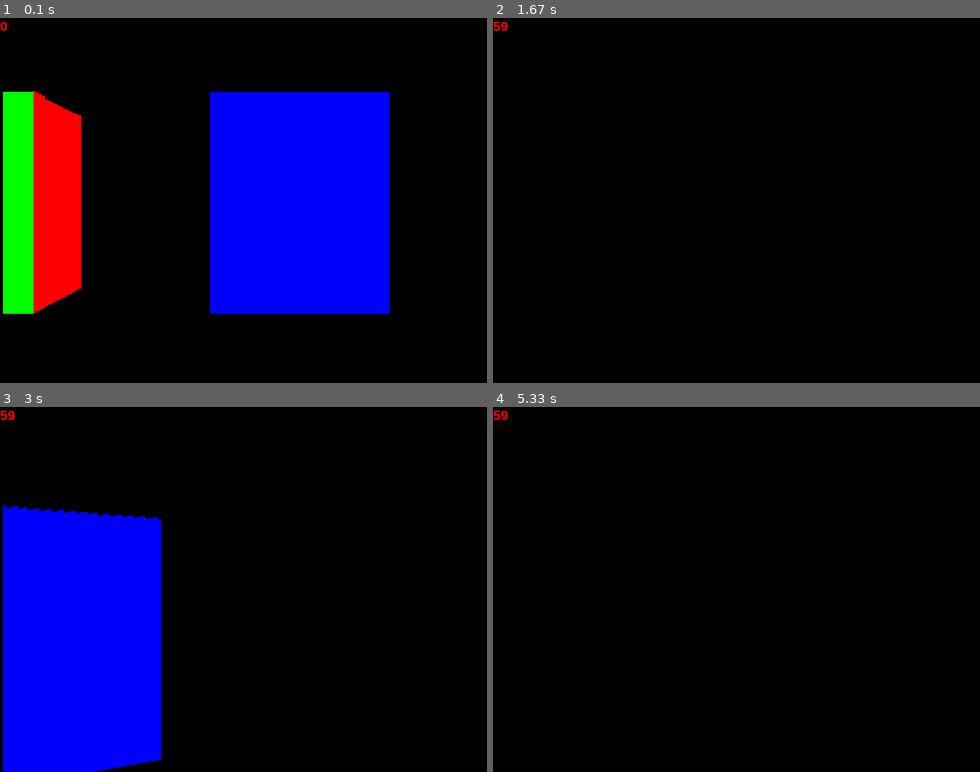
Above: before the commit, frames 1-4 (two rows, left to right).
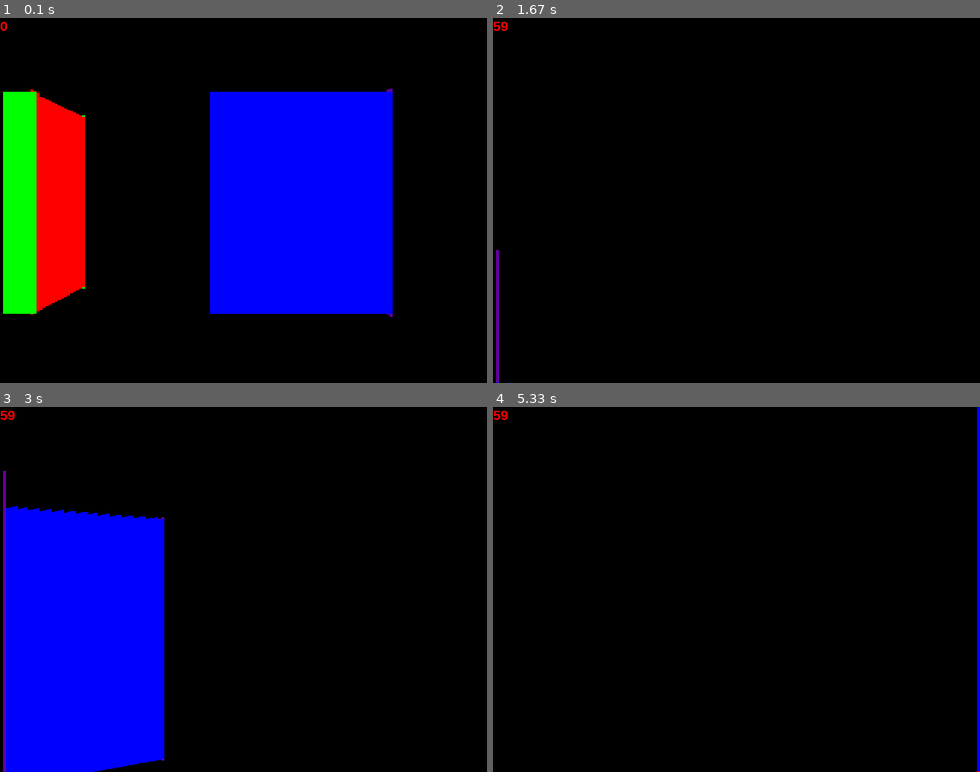
Above: after the commit, the same moments.

Repository: ArtonLong/pygame
Game: pygame game, started from 3d_rendering/main.py
Same seed, same stepped clock (60 frames per second), same inputs: the game is played once before the commit and once after it.
Inputs:
- Up to frame 1 (0.1 s): no input
- Up to frame 2 (1.67 s): hold Right 0.33-0.8 s; hold Up 0.83-1.3 s; hold Right from 1.33 s (still down)
- Up to frame 3 (3 s): release Right at 1.8 s; hold Left 1.83-2.37 s; hold Down 2.4-2.87 s; hold Left from 2.9 s (still down); hold A from 2.9 s (still down); tap Space at 2.97 s
- Up to frame 4 (5.33 s): tap Space at 3.27, 3.4, 3.8, 4.1, 4.47, 4.87, 5.17 s; release Left at 3.3 s; release A at 3.3 s; hold Up 3.33-3.7 s; hold W 3.33-3.7 s; hold Right 3.73-4.37 s; hold D 3.73-4.37 s; tap Ctrl at 3.88 s; hold Down 4.4-4.77 s; hold S 4.4-4.77 s; hold Left 4.8-5.27 s; hold A 4.8-5.27 s; hold Right from 5.3 s (still down); hold D from 5.3 s (still down)

The runs differ from the first frame. In frame 1, 1.2% of the frame differs, in the area x 6-81%, y 19-82%; in frame 2, 0.2%; in frame 3, 0.9%; in frame 4, 0.6%.

Commit message:
walls and floors, stretching big when looking at walls from the side

Diff:
--- a/3d_rendering/main.py
+++ b/3d_rendering/main.py
@@ -16,7 +16,7 @@
 
         self.player = Player(70, -110, 20, 0, 0)
 
-        self.sectors = [Sector(0, 4, 0, 40), Sector(4, 8, 0, 40)]
+        self.sectors = [Sector(0, 4, 0, 40, 3, 4), Sector(4, 8, 0, 40, 1, 2)]
         self.walls = [
             Wall(0,0,32,0,1), Wall(32,0,32,32,2), Wall(32,32,0,32,1), Wall(0,32,0,0,2),
             Wall(64,96,0,0,3), Wall(96,96,0,32,4), Wall(96,64,32,32,3), Wall(64,64,32,0,4)
@@ -42,7 +42,7 @@
         z1 = z1 + s * (z2 - z1)
         return x1, y1, z1
 
-    def draw_wall(self, x1, x2, b1, b2, t1, t2, c):
+    def draw_wall(self, x1, x2, b1, b2, t1, t2, c, s: Sector):
         dyb = b2 - b1
         dyt = t2 - t1
         dx = x2 - x1
@@ -55,13 +55,32 @@
         if x1 > WIDTH-1: x1 = WIDTH-1
         if x2 > WIDTH-1: x2 = WIDTH-1
 
-        x = x1
+        x = math.floor(x1)-1
+
         while x<x2:
+            x+=1
             y1 = dyb*(x-xs+0.5)/dx+b1
             y2 = dyt*(x-xs+0.5)/dx+t1
+
+            if s.surface == 1:
+
+                s.surf[x] = y1
+                continue
+            if s.surface == 2:
+                s.surf[x] = y2
+                continue
+            if s.surface == -1:
+                y=s.surf[x]
+                while y<y1:
+                    self.draw_pixel(x,y,s.cb)
+                    y+=1
+            if s.surface == -2:
+                y=y2
+                while y<s.surf[x]:
+                    self.draw_pixel(x,y,s.ct)
+                    y+=1
             y=y1
             while y<y2:
-
                 if y1 < 1: y1 = 1
                 if y2 < 1: y2 = 1
                 if y1 > HEIGHT-1: y1 = HEIGHT-1
@@ -69,7 +88,6 @@
 
                 self.draw_pixel(x,y,c)
                 y+=1
-            x+=1
 
     def draw_3d(self):
         wx = [0,0,0,0]
@@ -87,57 +105,73 @@
         #offsetting the position of the wall point 1 at 40, 10. by the player
         for s in self.sectors:
             s.d = 0
-            for i in range(s.ws, s.we):
-                w = self.walls[i]
-
-                x1 = w.x1 - self.player.x
-                y1 = w.y1 - self.player.y
-                x2 = w.x2 - self.player.x
-                y2 = w.y2 - self.player.y
-
-                wx[0] = x1*cos-y1*sin
-                wx[1] = x2*cos-y2*sin
-                wx[2] = wx[0]
-                wx[3] = wx[1]
-
-                wy[0] = y1*cos+x1*sin
-                wy[1] = y2*cos+x2*sin
-                wy[2] = wy[0]
-                wy[3] = wy[1]
-
-                s.d += self.dist(0, 0, (wx[0]+wx[1])/2, (wy[0]+wy[1])/2)
-
-                wz[0] = s.z1-self.player.z + ((self.player.l*wy[0])/32)
-                wz[1] = s.z1-self.player.z + ((self.player.l*wy[1])/32)
-                wz[2] = wz[0] + s.z2
-                wz[3] = wz[1] + s.z2
-                if wy[0] < 1 and wy[1] < 1: continue
-
-                if wy[0] < 1:
-                    wx[0], wy[0], wz[0] = self.clip_behind_player(wx[0], wy[0], wz[0], wx[1], wy[1], wz[1],)
-                    wx[2], wy[2], wz[2] = self.clip_behind_player(wx[2], wy[2], wz[2], wx[3], wy[3], wz[3],)
-
-                if wy[1] < 1:
-                    wx[1], wy[1], wz[1] = self.clip_behind_player(wx[1], wy[1], wz[1], wx[0], wy[0], wz[0],)
-                    wx[3], wy[3], wz[3] = self.clip_behind_player(wx[3], wy[3], wz[3], wx[2], wy[2], wz[2],)
-
-                #screen pos
-                wx[0] = wx[0]*200/wy[0]+W2
-                wy[0] = wz[0]*200/wy[0]+H2
-                wx[1] = wx[1]*200/wy[1]+W2
-                wy[1] = wz[1]*200/wy[1]+H2
-                wx[2] = wx[2]*200/wy[2]+W2
-                wy[2] = wz[2]*200/wy[2]+H2
-                wx[3] = wx[3]*200/wy[3]+W2
-                wy[3] = wz[3]*200/wy[3]+H2
-
-                # self.draw_pixel(wx[0], wy[0], w.c)
-                # self.draw_pixel(wx[1], wy[1], w.c)
-                # self.draw_pixel(wx[2], wy[2], w.c)
-                # self.draw_pixel(wx[3], wy[3], w.c)
-
-                self.draw_wall(wx[0], wx[1], wy[0], wy[1], wy[2], wy[3], w.c)
-            s.d /= (s.we-s.ws)
+
+            if self.player.z < s.z1: s.surface = 1
+            elif self.player.z > s.z2: s.surface = 2
+            else: s.surface = 0
+
+            for loop in range(2):
+
+                for i in range(s.ws, s.we):
+                    w = self.walls[i]
+
+                    x1 = w.x1 - self.player.x
+                    y1 = w.y1 - self.player.y
+                    x2 = w.x2 - self.player.x
+                    y2 = w.y2 - self.player.y
+
+                    if loop == 0:
+                        swp = x1
+                        x1 = x2
+                        x2 = swp
+                        swp = y1
+                        y1 = y2
+                        y2 = swp
+
+                    wx[0] = x1*cos-y1*sin
+                    wx[1] = x2*cos-y2*sin
+                    wx[2] = wx[0]
+                    wx[3] = wx[1]
+
+                    wy[0] = y1*cos+x1*sin
+                    wy[1] = y2*cos+x2*sin
+                    wy[2] = wy[0]
+                    wy[3] = wy[1]
+
+                    s.d += self.dist(0, 0, (wx[0]+wx[1])/2, (wy[0]+wy[1])/2)
+
+                    wz[0] = s.z1-self.player.z + ((self.player.l*wy[0])/32)
+                    wz[1] = s.z1-self.player.z + ((self.player.l*wy[1])/32)
+                    wz[2] = wz[0] + s.z2
+                    wz[3] = wz[1] + s.z2
+                    if wy[0] < 1 and wy[1] < 1: continue
+
+                    if wy[0] < 1:
+                        wx[0], wy[0], wz[0] = self.clip_behind_player(wx[0], wy[0], wz[0], wx[1], wy[1], wz[1],)
+                        wx[2], wy[2], wz[2] = self.clip_behind_player(wx[2], wy[2], wz[2], wx[3], wy[3], wz[3],)
+
+                    if wy[1] < 1:
+                        wx[1], wy[1], wz[1] = self.clip_behind_player(wx[1], wy[1], wz[1], wx[0], wy[0], wz[0],)
+                        wx[3], wy[3], wz[3] = self.clip_behind_player(wx[3], wy[3], wz[3], wx[2], wy[2], wz[2],)
+
+                    #screen pos
+                    wx[0] = wx[0]*200/wy[0]+W2
+                    wy[0] = wz[0]*200/wy[0]+H2
+                    wx[1] = wx[1]*200/wy[1]+W2
+                    wy[1] = wz[1]*200/wy[1]+H2
+                    wx[2] = wx[2]*200/wy[2]+W2
+                    wy[2] = wz[2]*200/wy[2]+H2
+                    wx[3] = wx[3]*200/wy[3]+W2
+                    wy[3] = wz[3]*200/wy[3]+H2
+
+                    # self.draw_pixel(wx[0], wy[0], w.c)
+                    # self.draw_pixel(wx[1], wy[1], w.c)
+                    # self.draw_pixel(wx[2], wy[2], w.c)
+                    # self.draw_pixel(wx[3], wy[3], w.c)
+
+                    self.draw_wall(wx[0], wx[1], wy[0], wy[1], wy[2], wy[3], w.c, s)
+                s.d /= (s.we-s.ws)
+                s.surface *= -1
 
     def draw_pixel(self, x, y, c):
         if c == 0: color = (255,255,255)
--- a/3d_rendering/sector.py
+++ b/3d_rendering/sector.py
@@ -1,3 +1,5 @@
+
+from settings import *
 
 class Wall:
     def __init__(self, x1, x2, y1, y2, c):
@@ -6,7 +8,10 @@
         self.c = c
 
 class Sector:
-    def __init__(self, ws, we, z1, z2):
+    def __init__(self, ws, we, z1, z2, ct, cb):
         self.ws, self.we = ws, we
         self.z1, self.z2 = z1, z2
+        self.ct, self.cb = ct, cb
         self.d = 0
+        self.surf = [0] * WIDTH
+        self.surface = 0
